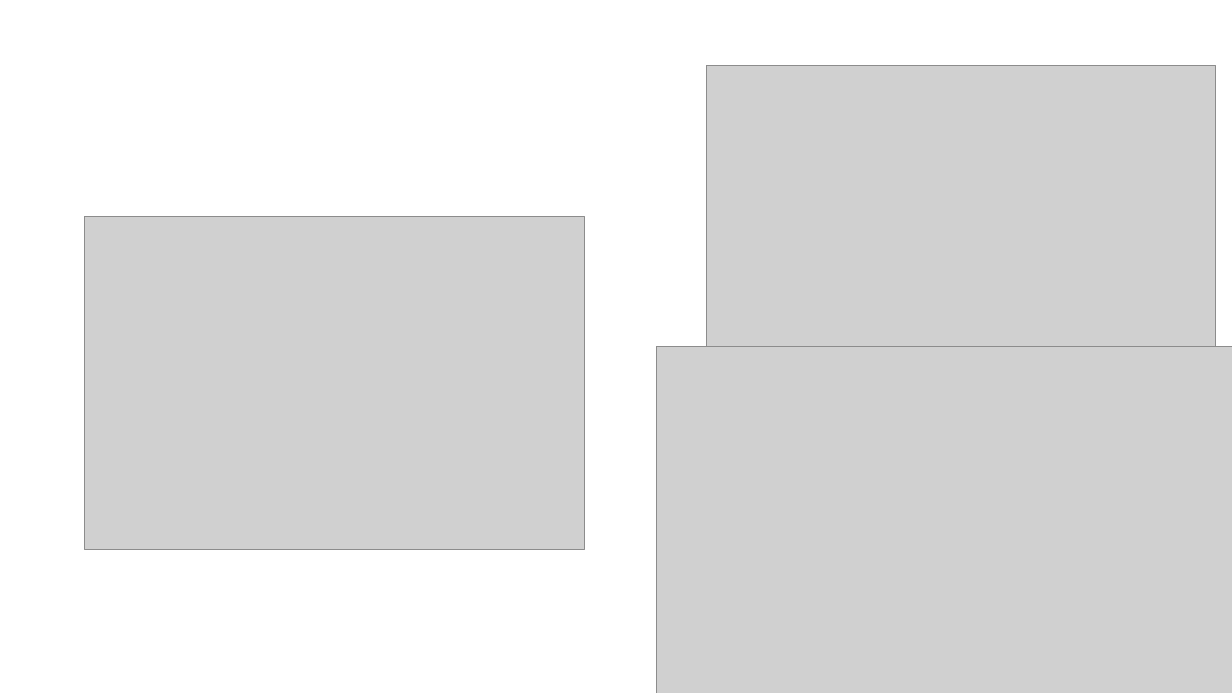
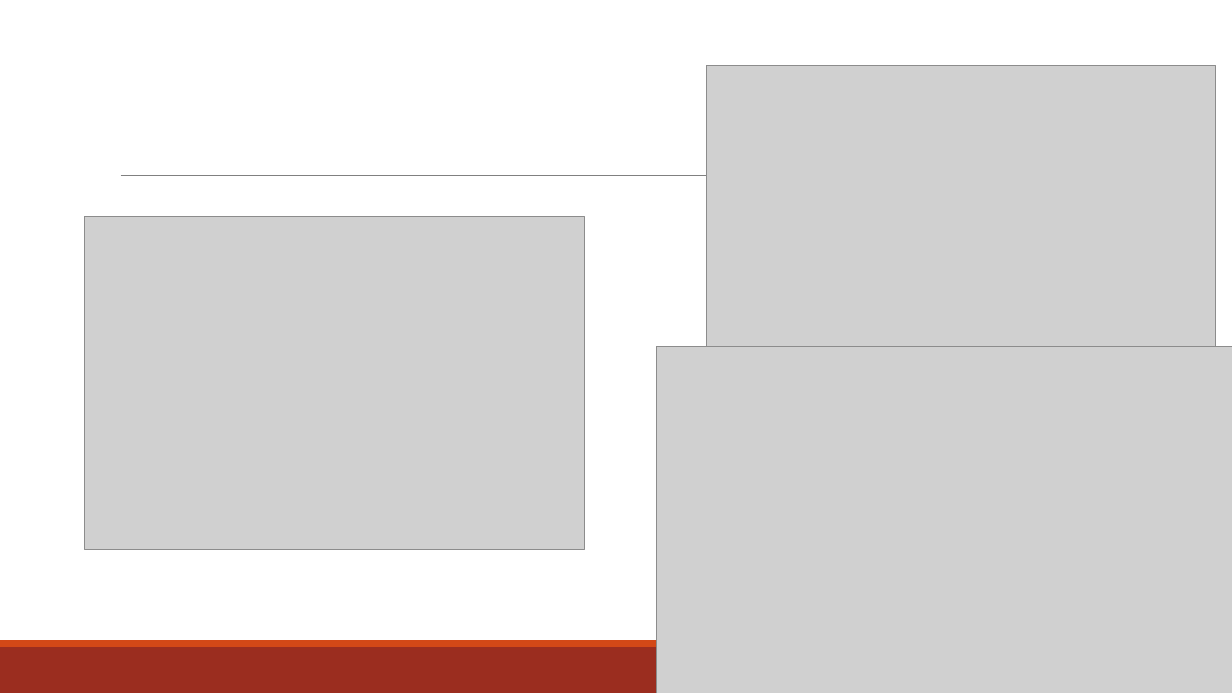
Before and after one commit to jwelch1123/healthcare_fraud_detection, a slide deck: slide 11 of Presentation.pptx (slide 7 before the commit). Drawn at 1232x693 pixels with LibreOffice and Linux fonts; fonts in the diff are those of the drawing; grey boxes stand for pictures. Boxes give left, top, right and bottom in pixels: in the first picture for what was removed or moved away, otherwise in the second. Text is boxed around its words. In the diff, an @@ line names an element or a change of style, - is before the commit and + after.

```diff
--- a/Presentation.pptx
+++ b/Presentation.pptx
@@ line added from (121, 176) to (1128, 176), #808080 0.5 pt @@
@@ rectangle added at <box>0,647,1232,693</box>, fill #9B2D1F @@
@@ rectangle added at <box>0,640,1232,647</box>, fill #D34817 @@
```
Also in this commit, not shown: 6 other slides changed, 16 slides added, 6 slides removed, 10 other files.
